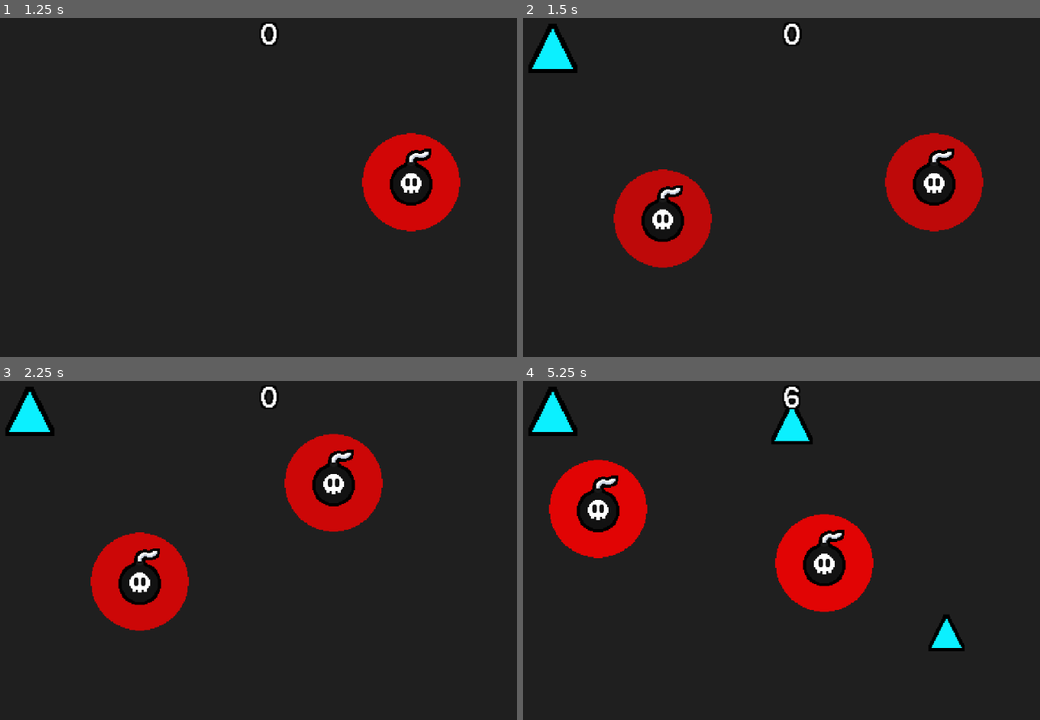
Above: before the commit, frames 1-4 (two rows, left to right).
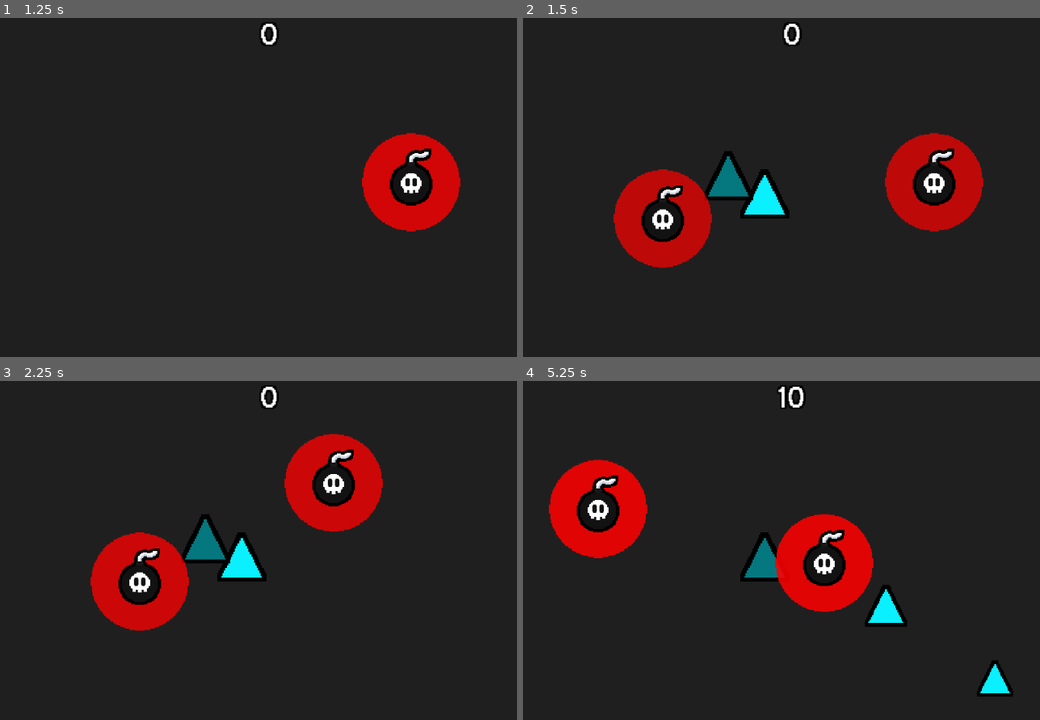
Above: after the commit, the same moments.

Repository: SpicyTime/BlastForge
Game: Godot game, scene res://main/main.tscn
Two runs of this game, one before a commit and one after it. Both use one fixed random seed, a clock stepped at 60 frames per second and the inputs below. The engine's default icon, where the game draws it, is replaced by a stand-in: a white triangle on a blue panel in a dark square.
Inputs (mouse positions are in pixels of both pictures, inside the frame that each line leads up to):
- Up to frame 1 (1.25 s): tap Enter at 0.5 s; move the mouse to (413, 180) at 0.52 s; click (413, 180) at 0.6 s
- Up to frame 2 (1.5 s): move the mouse to (662, 218) at 1.27 s; click (662, 218) at 1.35 s
- Up to frame 3 (2.25 s): move the mouse to (336, 482) at 2.02 s; click (336, 482) at 2.1 s
- Up to frame 4 (5.25 s): move the mouse to (760, 635) at 2.77 s; click (760, 635) at 2.85 s; move the mouse to (988, 618) at 3.52 s; click (988, 618) at 3.6 s; move the mouse to (600, 509) at 4.27 s; click (600, 509) at 4.35 s; tap Space at 5 s; move the mouse to (822, 564) at 5.02 s; click (822, 564) at 5.1 s

Frame 1 is identical in both runs. In frame 2, 2.5% of the frame differs, in the area x 1-52%, y 1-60%; in frame 3, 2.5%; in frame 4, 4.0%, in the area x 1-95%, y 1-94%.

Commit message:
Added automatic breakable bunch spawning

Diff:
--- a/game/breakable_spawner.gd
+++ b/game/breakable_spawner.gd
@@ -6,6 +6,7 @@
 var spawn_time_limit: float = 1.3
 var despawn_time_limit: float = spawn_time_limit * 2.1
 var despawn_threshold: int = int(spawn_limit / 1.5)
+var bunch_spawn_chance: float = 0.08
 var world: World = null
 var breakable_type_weights: Dictionary[Enums.BreakableType, float] = {
 	Enums.BreakableType.NORMAL : 1.0,
@@ -34,6 +35,7 @@
 	Enums.ShapeType.HEXAGON : "hexagon",
 	Enums.ShapeType.CIRCLE : "circle",
 }
+
 func _ready() -> void:
 	SignalManager.spawn_breakable_request.connect(_on_spawn_breakable_requested)
 	SignalManager.spawn_breakable_bunch_request.connect(_on_spawn_breakable_bunch_requested)
@@ -41,66 +43,8 @@
 
 
 func _process(delta: float) -> void:
-	spawn_time_passed += delta
-	despawn_time_passed += delta
-	if spawn_time_passed >= spawn_time_limit:
-		spawn_time_passed = 0.0
-		if get_child_count() < spawn_limit:
-			var breakable_position: Vector2 = choose_random_pos(-275, 275, -150, 150)
-			var chosen_shape_type: Enums.ShapeType = choose_random_shape_type()
-			var chosen_breakable_type: Enums.BreakableType = choose_random_breakable_type()
-			spawn_breakable(breakable_position, chosen_shape_type, chosen_breakable_type)
-	if despawn_time_passed >= despawn_time_limit and get_child_count() >= despawn_threshold:
-		despawn_time_passed = 0.0
-		get_child(0).queue_free()
-
-# Adds all the weights in the shape type weight table
-func calc_shape_weight_total() -> float:
-	var total: float = 0.0
-	for value in shape_type_weights.values():
-		total += value
-	return total
-
-# Adds all the weights in the breakable type weight table
-func calc_breakable_weight_total() -> float:
-	var total: float = 0.0
-	for value in breakable_type_weights.values():
-		total += value
-	return total
-
-# Chooses a random shape type based off of a weighted table
-func choose_random_shape_type() -> Enums.ShapeType:
-	var weight_roll: float = randf() * calc_shape_weight_total()
-	# Goes through the weights to eventually choose the type
-	for shape_type in shape_type_weights.keys():
-		weight_roll -= shape_type_weights[shape_type]
-		if weight_roll <= 0.0: return shape_type
-	# Fall back
-	return Enums.ShapeType.TRIANGLE
-
-# Chooses a random breakable type based off of a weighted table
-func choose_random_breakable_type() -> Enums.BreakableType:
-	var weight_roll: float = randf() * calc_breakable_weight_total()
-	# Goes through the weights to eventually choose the type
-	for breakable_type in breakable_type_weights.keys():
-		weight_roll -= breakable_type_weights[breakable_type]
-		if weight_roll <= 0.0: return breakable_type
-	return Enums.BreakableType.NORMAL
-
-
-func choose_random_pos(left: int, right: int, top: int, bottom: int ) -> Vector2:
-	var viewport_size: Vector2 = get_viewport_rect().size
-	# Makes sure that the bounds are not outside the viewport
-	clamp(left, -viewport_size.x / 2,  MIN_SPAWN_VALUE)
-	clamp(bottom, viewport_size.y / 2, MIN_SPAWN_VALUE)
-	clamp(right, viewport_size.x / 2, MIN_SPAWN_VALUE)
-	clamp(top, -viewport_size.y / 2, MIN_SPAWN_VALUE)
-
-	var x: float = randf_range(left, right)
-	var y: float = randf_range(bottom, top)
-	# Snaps the position to a grid
-	var rand_position: Vector2 = Vector2(x, y).snapped(Vector2(Constants.TILE_SIZE, Constants.TILE_SIZE))
-	return rand_position
+	_handle_breakable_auto_spawn(delta)
+	_handle_breakable_auto_despawn(delta)
 
 
 func spawn_breakable(spawn_position: Vector2, shape_type: Enums.ShapeType, breakable_type: Enums.BreakableType = Enums.BreakableType.NORMAL) -> Breakable:
@@ -122,7 +66,6 @@
 	breakable_instance.shape_component = shape_component_instance
 	breakable_instance.add_child(shape_component_instance)
 
-
 	add_child(breakable_instance)
 	return breakable_instance
 
@@ -132,6 +75,99 @@
 		spawn_breakable(spawn_positions[i], shape_types[i], breakable_types[i])
 
 
+func _handle_breakable_auto_spawn(delta: float) -> void:
+	spawn_time_passed += delta
+	var world_spawn_bounds: Array[int] = [-275, 275, -150, 150]
+	if spawn_time_passed >= spawn_time_limit:
+
+		spawn_time_passed = 0.0
+		if get_child_count() < spawn_limit:
+
+			var bunch_spawn_roll: float = randf()
+			if bunch_spawn_roll <= bunch_spawn_chance:
+
+				var breakable_position: Vector2 = _choose_random_pos(world_spawn_bounds)
+				var breakable_bunch_spawn_number: int = 2
+				var spawn_positions: Array[Vector2] = []
+				var shape_types: Array[Enums.ShapeType] = []
+				var breakable_types: Array[Enums.BreakableType] = []
+
+				for i in range(breakable_bunch_spawn_number):
+					var offset_bounds: Array[int] = [-40, 40, -40, 40]
+					var breakable_position_offset: Vector2 =_choose_random_pos(offset_bounds)
+					var chosen_shape_type: Enums.ShapeType = _choose_random_shape_type()
+					var chosen_breakable_type: Enums.BreakableType = _choose_random_breakable_type()
+					shape_types.append(chosen_shape_type)
+					breakable_types.append(chosen_breakable_type)
+					spawn_positions.append(breakable_position + breakable_position_offset)
+				spawn_breakable_bunch(breakable_bunch_spawn_number, spawn_positions, shape_types, breakable_types)
+			else:
+				# Order: left, right, top, bottom
+				var breakable_position: Vector2 = _choose_random_pos(world_spawn_bounds)
+				var chosen_shape_type: Enums.ShapeType = _choose_random_shape_type()
+				var chosen_breakable_type: Enums.BreakableType = _choose_random_breakable_type()
+				spawn_breakable(breakable_position, chosen_shape_type, chosen_breakable_type)
+
+
+func _handle_breakable_auto_despawn(delta) -> void:
+	despawn_time_passed += delta
+	if despawn_time_passed >= despawn_time_limit and get_child_count() >= despawn_threshold:
+		despawn_time_passed = 0.0
+		get_child(0).queue_free()
+
+# Adds all the weights in the shape type weight table
+func _calc_shape_weight_total() -> float:
+	var total: float = 0.0
+	for value in shape_type_weights.values():
+		total += value
+	return total
+
+# Adds all the weights in the breakable type weight table
+func _calc_breakable_weight_total() -> float:
+	var total: float = 0.0
+	for value in breakable_type_weights.values():
+		total += value
+	return total
+
+# Chooses a random shape type based off of a weighted table
+func _choose_random_shape_type() -> Enums.ShapeType:
+	var weight_roll: float = randf() * _calc_shape_weight_total()
+	# Goes through the weights to eventually choose the type
+	for shape_type in shape_type_weights.keys():
+		weight_roll -= shape_type_weights[shape_type]
+		if weight_roll <= 0.0: return shape_type
+	# Fall back
+	return Enums.ShapeType.TRIANGLE
+
+# Chooses a random breakable type based off of a weighted table
+func _choose_random_breakable_type() -> Enums.BreakableType:
+	var weight_roll: float = randf() * _calc_breakable_weight_total()
+	# Goes through the weights to eventually choose the type
+	for breakable_type in breakable_type_weights.keys():
+		weight_roll -= breakable_type_weights[breakable_type]
+		if weight_roll <= 0.0: return breakable_type
+	return Enums.BreakableType.NORMAL
+
+
+func _choose_random_pos(spawn_position_bounds: Array[int]) -> Vector2:
+	var left: int = spawn_position_bounds[0]
+	var right: int = spawn_position_bounds[1]
+	var top: int = spawn_position_bounds[2]
+	var bottom: int = spawn_position_bounds[3]
+	var viewport_size: Vector2 = get_viewport_rect().size
+	# Makes sure that the bounds are not outside the viewport
+	clamp(left, -viewport_size.x / 2,  MIN_SPAWN_VALUE)
+	clamp(bottom, viewport_size.y / 2, MIN_SPAWN_VALUE)
+	clamp(right, viewport_size.x / 2, MIN_SPAWN_VALUE)
+	clamp(top, -viewport_size.y / 2, MIN_SPAWN_VALUE)
+
+	var x: float = randf_range(left, right)
+	var y: float = randf_range(bottom, top)
+	# Snaps the position to a grid
+	var rand_position: Vector2 = Vector2(x, y).snapped(Vector2(Constants.TILE_SIZE, Constants.TILE_SIZE))
+	return rand_position
+
+
 func _on_spawn_breakable_requested(spawn_position: Vector2, shape_type: Enums.ShapeType, breakable_type: Enums.BreakableType) -> void:
 	spawn_breakable(spawn_position, shape_type, breakable_type)
 
